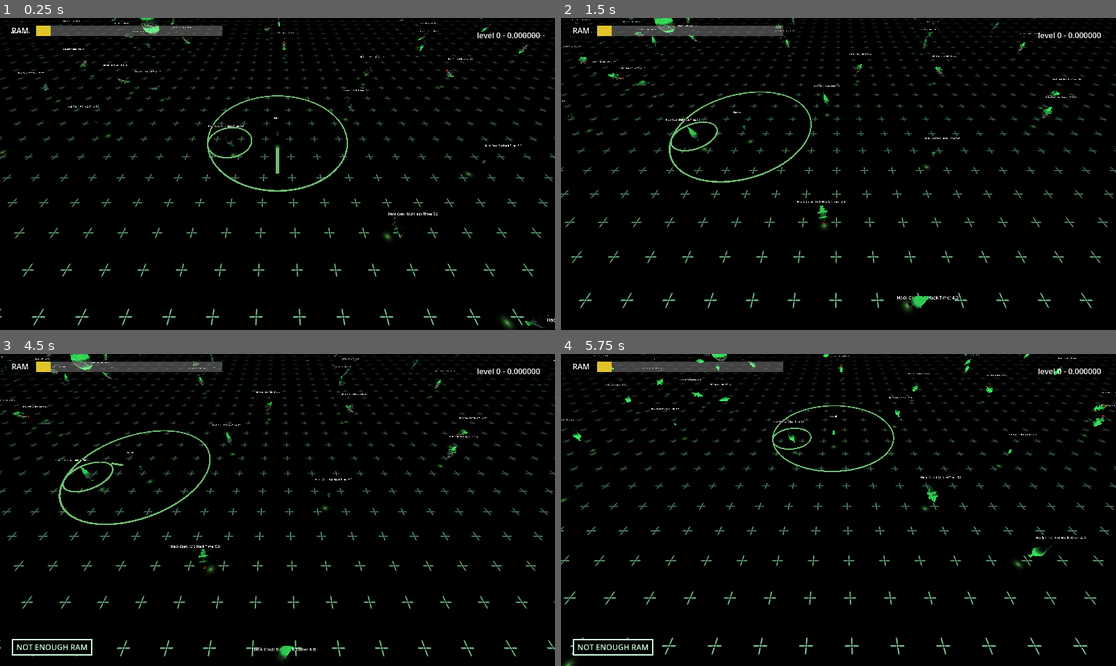
Above: before the commit, frames 1-4 (two rows, left to right).
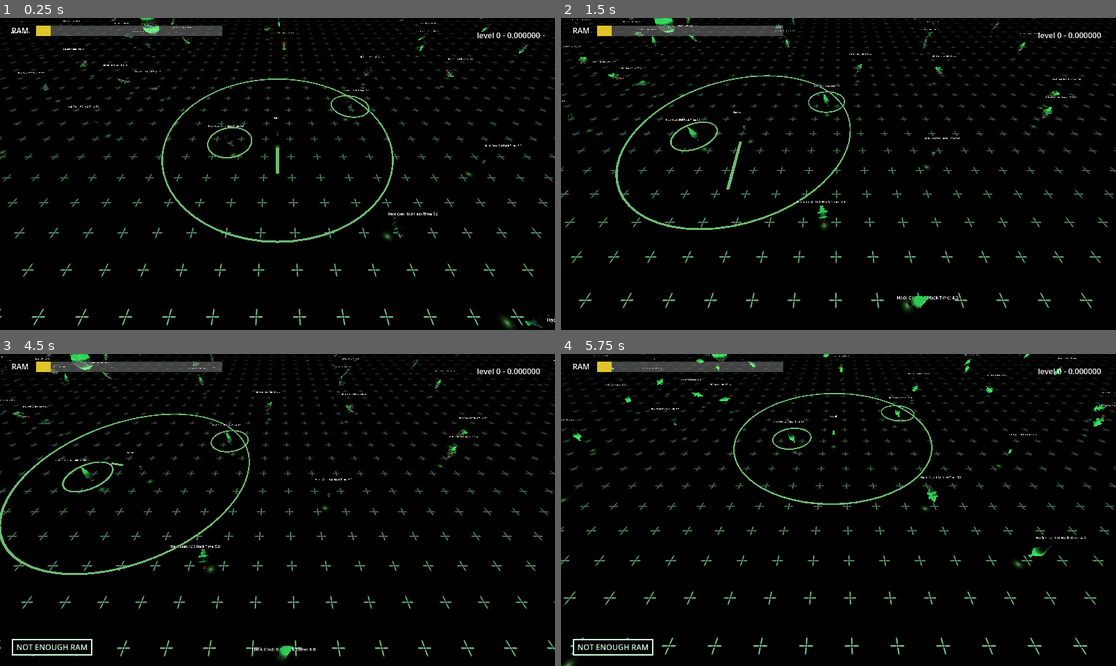
Above: after the commit, the same moments.

Repository: MrNavaStar/void.sys
Game: Godot game, scene res://scenes/world.tscn
The game is run twice, just before and just after one commit, with the same random seed, the same clock (stepped at 60 frames per second) and the same inputs.
Inputs (mouse positions are in pixels of both pictures, inside the frame that each line leads up to):
- Up to frame 1 (0.25 s): no input
- Up to frame 2 (1.5 s): tap Enter at 0.5 s; move the mouse to (960, 158) at 0.52 s; press the mouse at (960, 158) at 0.53 s; hold D (right) 0.53-1.28 s; move the mouse to (727, 189) at 1.27 s; release the mouse at (727, 189) at 1.28 s; hold S (down) from 1.28 s (still down); click (727, 189) at 1.35 s
- Up to frame 3 (4.5 s): move the mouse to (333, 441) at 2.02 s; release S (down) at 2.03 s; press the mouse at (333, 441) at 2.03 s; hold D (right) 2.03-2.78 s; tap Mouse wheel up (zoom_in) at 2.1 s; move the mouse to (249, 572) at 2.77 s; release the mouse at (249, 572) at 2.78 s; hold W (up) 2.78-3.53 s; tap Mouse wheel down (zoom_out) at 2.85 s; click (249, 572) at 3.05 s; move the mouse to (444, 556) at 3.52 s; press the mouse at (444, 556) at 3.53 s; hold A (left) from 3.53 s (still down); move the mouse to (111, 463) at 4.27 s; release the mouse at (111, 463) at 4.28 s; click (111, 463) at 4.35 s
- Up to frame 4 (5.75 s): move the mouse to (866, 510) at 5.02 s; release A (left) at 5.03 s; press the mouse at (866, 510) at 5.03 s; hold S (down) from 5.03 s (still down); tap Mouse wheel up (zoom_in) at 5.1 s

The runs differ from the first frame. In frame 1, 1.0% of the frame differs, in the area x 25-71%, y 2-73%; in frame 2, 1.0%; in frame 3, 1.0%, in the area x 0-46%, y 2-71%; in frame 4, 0.7%.

Commit message:
small changes

Diff:
--- a/assets/materials/shaders/TypeBPlanetShell.gdshader
+++ b/assets/materials/shaders/TypeBPlanetShell.gdshader
@@ -10,6 +10,11 @@
 	world_pos = (MODEL_MATRIX * vec4(VERTEX, 1.0)).xyz;
 }
 
+float fresnel(float amount, vec3 normal, vec3 view)
+{
+	return pow((1.0 - clamp(dot(normalize(normal), normalize(view)), 0.0, 1.0 )), amount);
+}
+
 void fragment() {
 	vec4 vec4_albedo = texture(tex_albedo, UV);
 	vec4 vec4_emission = texture(tex_emission, UV);
@@ -19,7 +24,9 @@
 	float positional_map = 0.4 * sin(TIME * 2.0 + 4.0 * world_pos.y) + 1.0;
 	float wireframe_map =  clamp(positional_map, 0, 1);
 
+
+
 	ALBEDO = base_albedo;
 	EMISSION = base_emission;
-	ALPHA = 1.0;
+	ALPHA = fresnel(1.0, NORMAL, VIEW);
 }
--- a/scenes/space_node.tscn
+++ b/scenes/space_node.tscn
@@ -98,12 +98,12 @@
 mesh = SubResource("PlaneMesh_2rj4j")
 
 [node name="EnemyHackIndicator" type="MeshInstance3D" parent="Object"]
-transform = Transform3D(1, 0, 0, 0, 1, 0, 0, 0, 1, 0, 0.220265, 0)
+transform = Transform3D(1.27582, 0, 0, 0, 1, 0, 0, 0, 1.27582, 0, 0.220265, 0)
 visible = false
 mesh = SubResource("CylinderMesh_2rj4j")
 
 [node name="FriendlyHackIndicator" type="MeshInstance3D" parent="Object"]
-transform = Transform3D(1, 0, 0, 0, 1, 0, 0, 0, 1, 0, 0.225965, 0)
+transform = Transform3D(1.25, 0, 0, 0, 1, 0, 0, 0, 1.25, 0, 0.225965, 0)
 visible = false
 mesh = SubResource("CylinderMesh_jtn2c")
 skeleton = NodePath("../EnemyHackIndicator")
--- a/scripts/attacked_nodes_list.gd
+++ b/scripts/attacked_nodes_list.gd
@@ -19,5 +19,7 @@
 
 
 func _on_delete_message(node: SpaceNode) -> void:
+	if not messages.has(node):
+		return
 	messages[node].queue_free()
 	messages.erase(node)
--- a/scripts/enemy_manager.gd
+++ b/scripts/enemy_manager.gd
@@ -57,7 +57,6 @@
 
 	func hack() -> void:
 		target.is_hacked = false
-		Hacker.deregister_attack(target)
 		target._on_hack_finish()
 
 
--- a/scripts/hacker.gd
+++ b/scripts/hacker.gd
@@ -5,7 +5,7 @@
 @export var idle_node_cost: float = 5
 @export var destroyed_node_cost: float = 10
 @export var defense_cost: float = 5
-@export var selection_range: float = 5
+@export var selection_range: float = 8
 
 var total_compute_power: float = 64
 var compute_power_usage: Dictionary[PowerUses, float] = {
